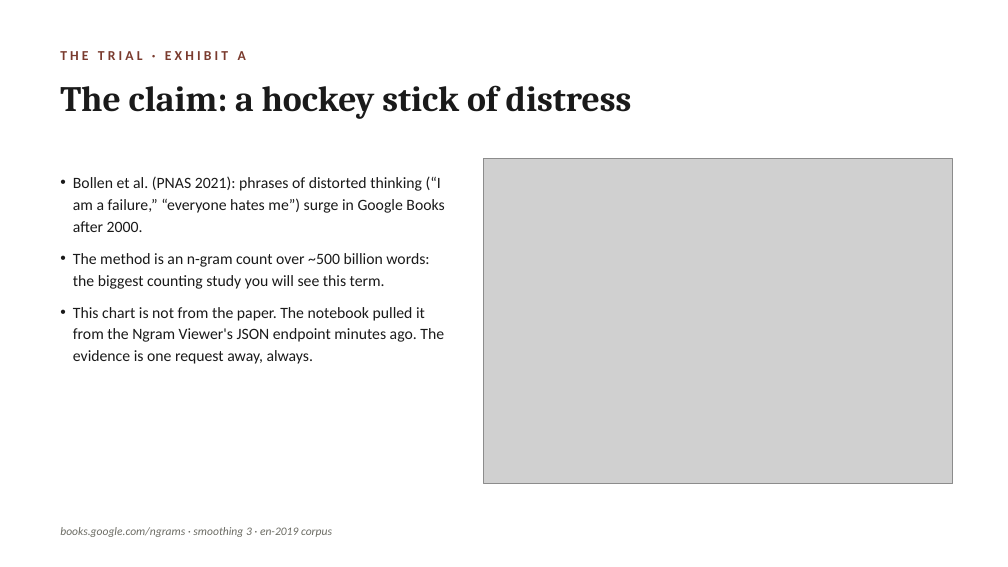
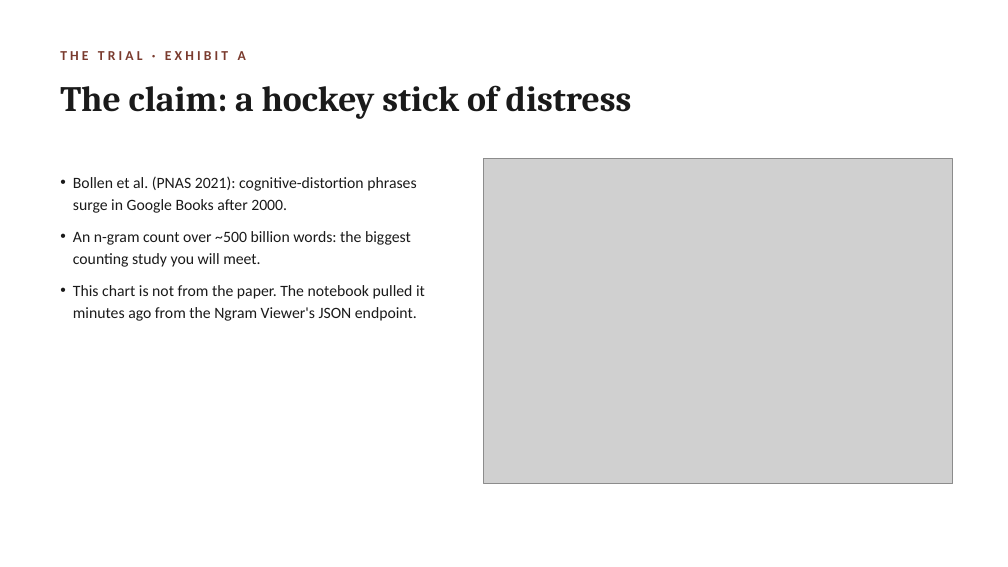
Before and after one commit to lucianli123/culture-as-data-2026, a slide deck: slide 4 of slides/week-02-lecture-draft.pptx (slide 3 before the commit). Drawn at 1008x567 pixels with LibreOffice and Linux fonts; fonts in the diff are those of the drawing; grey boxes stand for pictures. Boxes give left, top, right and bottom in pixels: in the first picture for what was removed or moved away, otherwise in the second. Text is boxed around its words. In the diff, an @@ line names an element or a change of style, - is before the commit and + after.

Commit message:
Week 2 lecture deck rebuilt: Bollen-spine (trial + live replication figure), three-questions statistics audit, discussion slides on counting/vectors/statistical truth

```diff
--- a/slides/week-02-lecture-draft.pptx
+++ b/slides/week-02-lecture-draft.pptx
@@ text at <box>73,176,425,321</box>: text changed @@
-• Bollen et al. (PNAS 2021): phrases of distorted thinking (“I am a failure,” “everyone hates me”) surge in Google Books after 2000.
-• The method is an n-gram count over ~500 billion words: the biggest counting study you will see this term.
-• This chart is not from the paper. The notebook pulled it from the Ngram Viewer's JSON endpoint minutes ago. The evidence is one request away, always.
+• Bollen et al. (PNAS 2021): cognitive-distortion phrases surge in Google Books after 2000.
+• An n-gram count over ~500 billion words: the biggest counting study you will meet.
+• This chart is not from the paper. The notebook pulled it minutes ago from the Ngram Viewer's JSON endpoint.
@@ text removed at <box>60,527,332,537</box> @@
-books.google.com/ngrams · smoothing 3 · en-2019 corpus
```
Also in this commit, not shown: 5 other slides changed, 10 slides added, 12 slides removed.
